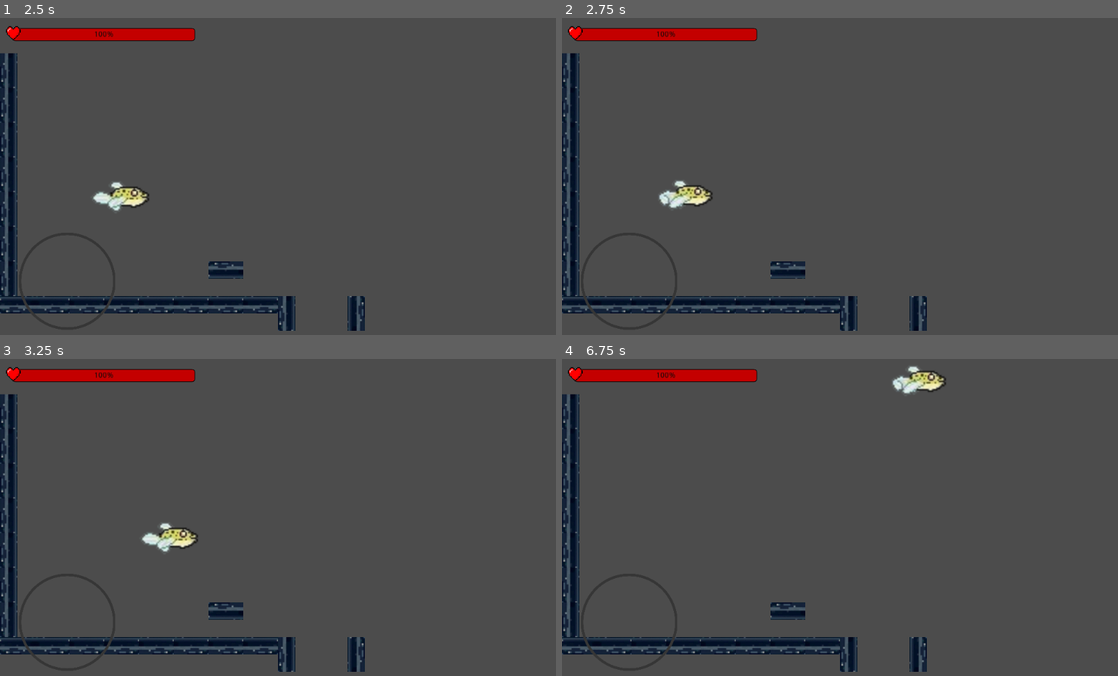
Above: before the commit, frames 1-4 (two rows, left to right).
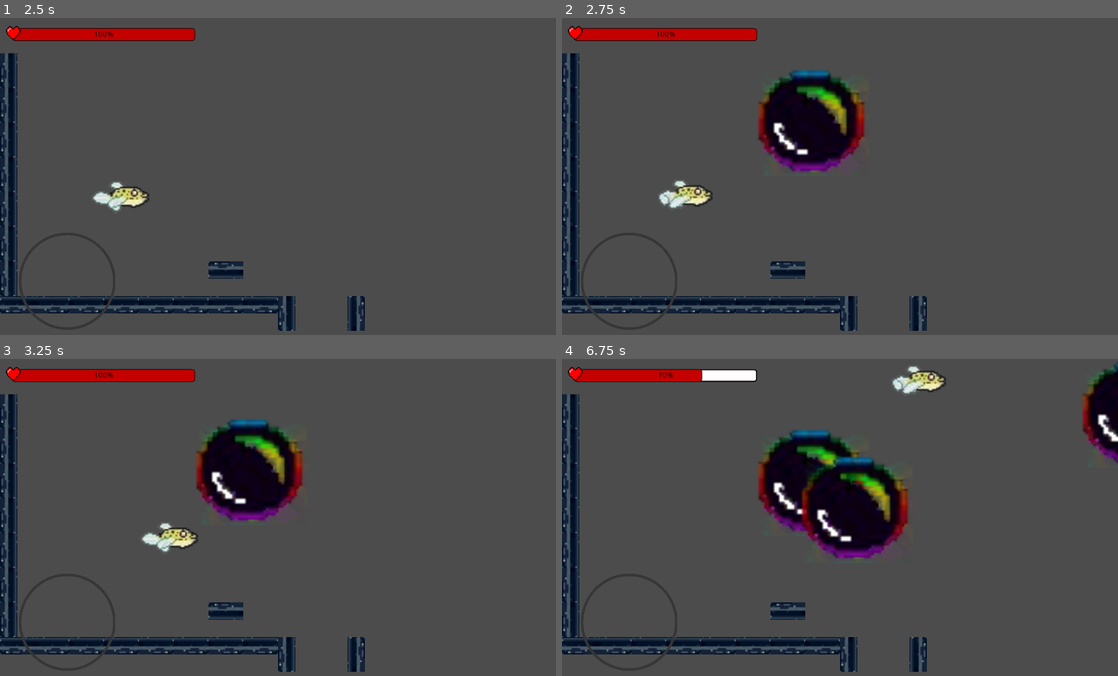
Above: after the commit, the same moments.

Repository: zrock-dev/la_fosa
Game: Godot game, scene res://src/game/main_menu.tscn
Same seed, same stepped clock (60 frames per second), same inputs: the game is played once before the commit and once after it. The engine's default icon, where the game draws it, is replaced by a stand-in: a white triangle on a blue panel in a dark square.
Inputs (mouse positions are in pixels of both pictures, inside the frame that each line leads up to):
- Up to frame 1 (2.5 s): click "FISH" at 0.5 s; tap Enter at 1.25 s; move the mouse to (400, 163) at 1.27 s; hold Up (move_up) 1.28-2 s; hold Right (move_rigth) 1.28-2 s; click (400, 163) at 1.42 s; drag from (166, 195) to (250, 246) at 2.02 s
- Up to frame 2 (2.75 s): no input
- Up to frame 3 (3.25 s): move the mouse to (333, 450) at 2.77 s; hold Left (move_left) from 2.78 s (still down); hold Right (move_rigth) from 2.78 s (still down)
- Up to frame 4 (6.75 s): release Left (move_left) at 3.5 s; release Right (move_rigth) at 3.5 s; drag from (812, 587) to (673, 473) at 3.52 s; tap Space at 4.25 s; move the mouse to (1006, 571) at 4.27 s; hold Up (move_up) 4.28-5 s; hold Right (move_rigth) 4.28-5 s; drag from (673, 473) to (756, 441) at 5.02 s; move the mouse to (867, 520) at 5.77 s; hold Up (move_up) 5.78-6.5 s; hold Right (move_rigth) 5.78-6.5 s; click (867, 520) at 5.92 s; drag from (756, 441) to (728, 536) at 6.52 s

Frame 1 is identical in both runs. In frame 2, 4.9% of the frame differs, in the area x 35-55%, y 16-49%; in frame 3, 4.9%; in frame 4, 9.7%, in the area x 17-100%, y 1-64%.

Commit message:
Revision: Chemical spheres generation
- Added a method in GameFish to custom generate a x amount of spheres.
- Tunned the position of the sphere at initialization to be around the fish.
- Added a method in bubbles.gd to set the max vertical displacement.

Diff:
--- a/src/fish/chemicals/bubbles.gd
+++ b/src/fish/chemicals/bubbles.gd
@@ -13,6 +13,7 @@
 const NORMAL_HIT = 10
 const EXPLOSION_HIT = 100
 
+var vertical_displacement = .5
 var vertical_movement = true
 var can_move = true
 
@@ -24,7 +25,6 @@
 func _ready():
 	var textures = [clorox, oil, garbage_liquid, garbage_bubbles]
 	$Sprite.texture = textures[randi()%3]
-	position = Vector2(rand_range(10, 990), rand_range(10, 590))
 
 func _process(_delta):
 	if can_move:
@@ -33,12 +33,16 @@
 		damage_player()
 
 
+func set_sphere_position(x_player_pos, y_player_pos):
+	position = Vector2(rand_range(x_player_pos + 30, x_player_pos + 400), rand_range(y_player_pos - 200, y_player_pos + 200))
+
+
 func move_sphere():
 	if frames_count < 120:
 		if vertical_movement:
-			position.y += .5
+			position.y += vertical_displacement
 		else:
-			position.y -= .5
+			position.y -= vertical_displacement
 		frames_count += 1
 	else:
 		vertical_movement = !vertical_movement
@@ -46,11 +50,11 @@
 
 
 func damage_player():
-	if hit_player_wait_time == 0:
+	if hit_player_wait_time == DEFAULT_HIT_WAIT_TIME:
 		hit_player()
-		hit_player_wait_time = DEFAULT_HIT_WAIT_TIME
+		hit_player_wait_time = 0
 	else:
-		hit_player_wait_time -= 1
+		hit_player_wait_time += 1
 
 
 func _on_StaticBody2D_body_entered(body):
@@ -78,6 +82,7 @@
 
 func reset_bubble():
 	can_move = true
+	hit_player_wait_time = DEFAULT_HIT_WAIT_TIME
 	timeout_count = 0
 	$Sprite.frame = 0
 	$Timer.stop()
@@ -85,3 +90,7 @@
 
 func hit_player(damage = NORMAL_HIT):
 	target.decrease_life(damage)
+
+
+func set_max_vertical_displacement(distance):
+	vertical_displacement = distance
--- a/src/game/GameFish.gd
+++ b/src/game/GameFish.gd
@@ -1,18 +1,34 @@
 extends Node2D
+const MAXIMUM_AUTOMATIC_SPHERES_AMOUNT = 5
 
 # bubbles generation
 var Bubbles = preload("res://src/fish/chemicals/bubble.tscn")
-var bubbles_count = 1
+var spheres_amount_limit
+
+
+func _ready():
+	generate_spheres(MAXIMUM_AUTOMATIC_SPHERES_AMOUNT)
+
 
 func _on_Timer_timeout():
 	randomize()
-	var bubbles_object = Bubbles.instance()
-	add_child(bubbles_object)
-	bubbles_object.add_to_group("bubbles")
-	bubbles_object.target = $Fish
+	var sphere = Bubbles.instance()
+	add_child(sphere)
+	sphere.add_to_group("bubbles")
+	sphere.target = $Fish
+	sphere.set_sphere_position($Fish.position.x, $Fish.position.y)
+	check_spheres_limit()
 
-	if bubbles_count < 5:
-		bubbles_count += 1
+
+func generate_spheres(amount=1):
+	spheres_amount_limit = amount
+	$SphereCreationTimer.start()
+	$SphereCreationTimer.autostart = true
+
+
+func check_spheres_limit():
+	if spheres_amount_limit > 0:
+		spheres_amount_limit -= 1
 	else:
-		$Timer.stop()
-		$Timer.autostart = false
+		$SphereCreationTimer.stop()
+		$SphereCreationTimer.autostart = false
--- a/src/game/GameFish.tscn
+++ b/src/game/GameFish.tscn
@@ -45,8 +45,7 @@
 
 [node name="CanvasLayer" parent="." instance=ExtResource( 2 )]
 
-[node name="Timer" type="Timer" parent="."]
-wait_time = 10.0
-autostart = true
+[node name="SphereCreationTimer" type="Timer" parent="."]
+wait_time = 2.0
 
-[connection signal="timeout" from="Timer" to="." method="_on_Timer_timeout"]
+[connection signal="timeout" from="SphereCreationTimer" to="." method="_on_Timer_timeout"]
